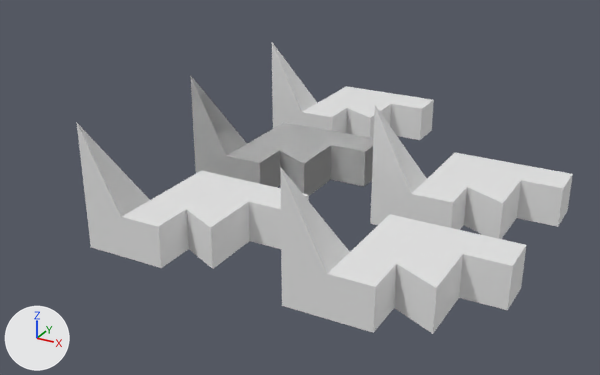
Before and after pictures for a commit that changed the Blender file Projet2024/TestsBlender/exemple3.blend.
Rendered twice from a 50 mm camera at (23.5, -34.1, 16.7) aimed at (4.2, 1.1, -0.9). The axes (+X, +Y, +Z) are drawn at lower left. The lights are the same throughout.

Before the edit, the objects in view are built like this:
```python
ob_cube = bpy.data.objects.new('Cube', me_cube_016)
ob_cube.location = (0.0, -8.24, 0.0)
ob_cube.rotation_euler = (1.571, 0.0, 0.0)  # degrees (90, 0, 0)
ob_cube_001 = bpy.data.objects.new('Cube.001', me_cube_017)
ob_cube_001.location = (0.0, -8.24, 0.0)
ob_cube_001.rotation_euler = (1.571, 0.0, 0.0)  # degrees (90, 0, 0)
ob_cube_002 = bpy.data.objects.new('Cube.002', me_cube_018)
ob_cube_002.location = (0.0, -8.24, 0.0)
ob_cube_002.rotation_euler = (1.571, 0.0, 0.0)  # degrees (90, 0, 0)
ob_cube_003 = bpy.data.objects.new('Cube.003', me_cube_019)
ob_cube_003.location = (0.0, -8.24, 0.0)
ob_cube_003.rotation_euler = (1.571, 0.0, 0.0)  # degrees (90, 0, 0)
ob_cube_004 = bpy.data.objects.new('Cube.004', me_cube_020)
ob_cube_004.location = (0.0, -8.24, 0.0)
ob_cube_004.rotation_euler = (1.571, 0.0, 0.0)  # degrees (90, 0, 0)
ob_cube_005 = bpy.data.objects.new('Cube.005', me_cube_021)
ob_cube_005.location = (0.0, -8.24, 0.0)
ob_cube_005.rotation_euler = (1.571, 0.0, 0.0)  # degrees (90, 0, 0)
ob_cube_006 = bpy.data.objects.new('Cube.006', me_cube_022)
ob_cube_006.location = (0.0, -8.24, 0.0)
ob_cube_006.rotation_euler = (1.571, 0.0, 0.0)  # degrees (90, 0, 0)
ob_object1_002 = bpy.data.objects.new('Object1.002', me_object1_005)
ob_object1_002.location = (10.1, -8.39, 0.0)
ob_object1_002.rotation_euler = (1.571, 0.0, 0.0)  # degrees (90, 0, 0)
ob_object6_001 = bpy.data.objects.new('Object6.001', me_object6_002)
ob_object6_001.location = (10.11, 0.11, 0.0)
ob_object6_001.rotation_euler = (1.571, 0.0, 0.0)  # degrees (90, 0, 0)
# also in view: 'Object4.001' at (4.0, 9.6, 0.0); 'Object6.003' at (6.0, 4.0, 0.0); 'Object3' at (2.0, 10.1, 0.0); 'Object2.004' at (2.0, 1.0, 0.0); 'Object1.003' at (10.1, 0.1, 2.0)
```
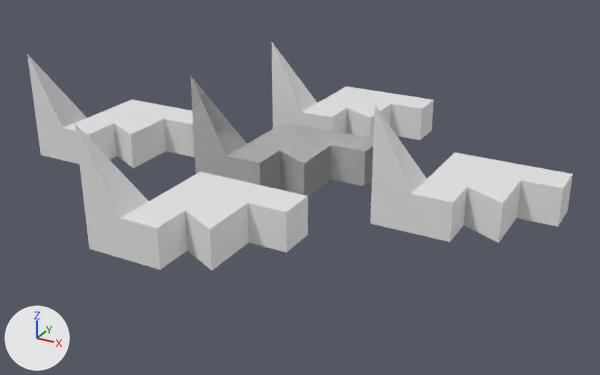
Where the change shows, as pixel boxes [x1, y1, x2, y2] in the pictures (600 x 375 px):
'Object5.001', moved
    before: [372, 214, 526, 310]
    after: [176, 172, 308, 252]
'Object1.002', moved
    before: [280, 167, 350, 319]
    after: [75, 124, 149, 259]
'Object2.001', moved
    before: [326, 232, 415, 333]
    after: [120, 186, 210, 270]
'Object4.002', moved
    before: [394, 243, 463, 334]
    after: [185, 194, 249, 271]
'Cube', moved
    before: [77, 123, 150, 257]
    after: [27, 54, 87, 161]
'Cube.003', moved
    before: [186, 193, 250, 269]
    after: [114, 114, 166, 168]
'Cube.001', moved
    before: [121, 200, 189, 268]
    after: [63, 118, 117, 164]
'Cube.005', moved
    before: [249, 186, 309, 249]
    after: [164, 109, 195, 157]
'Cube.002', moved
    before: [151, 185, 211, 209]
    after: [88, 108, 137, 123]
'Cube.004', moved
    before: [213, 178, 271, 202]
    after: [137, 104, 184, 119]
'Cube.006', moved
    before: [177, 171, 235, 193]
    after: [111, 100, 157, 113]

The change, as a diff of the scene's bpy script:
```diff
--- a/Projet2024/TestsBlender/exemple3.blend.py
+++ b/Projet2024/TestsBlender/exemple3.blend.py
@@ ob_cube @@
 ob_cube = bpy.data.objects.new('Cube', me_cube_016)
-ob_cube.location = (0.0, -8.24, 0.0)
+ob_cube.location = (-10.38, -0.86, 0.0)
 ob_cube.rotation_euler = (1.571, 0.0, 0.0)  # degrees (90, 0, 0)
@@ ob_cube_001 @@
 ob_cube_001 = bpy.data.objects.new('Cube.001', me_cube_017)
-ob_cube_001.location = (0.0, -8.24, 0.0)
+ob_cube_001.location = (-10.38, -0.86, 0.0)
 ob_cube_001.rotation_euler = (1.571, 0.0, 0.0)  # degrees (90, 0, 0)
@@ ob_cube_002 @@
 ob_cube_002 = bpy.data.objects.new('Cube.002', me_cube_018)
-ob_cube_002.location = (0.0, -8.24, 0.0)
+ob_cube_002.location = (-10.38, -0.86, 0.0)
 ob_cube_002.rotation_euler = (1.571, 0.0, 0.0)  # degrees (90, 0, 0)
@@ ob_cube_003 @@
 ob_cube_003 = bpy.data.objects.new('Cube.003', me_cube_019)
-ob_cube_003.location = (0.0, -8.24, 0.0)
+ob_cube_003.location = (-10.38, -0.86, 0.0)
 ob_cube_003.rotation_euler = (1.571, 0.0, 0.0)  # degrees (90, 0, 0)
@@ ob_cube_004 @@
 ob_cube_004 = bpy.data.objects.new('Cube.004', me_cube_020)
-ob_cube_004.location = (0.0, -8.24, 0.0)
+ob_cube_004.location = (-10.38, -0.86, 0.0)
 ob_cube_004.rotation_euler = (1.571, 0.0, 0.0)  # degrees (90, 0, 0)
@@ ob_cube_005 @@
 ob_cube_005 = bpy.data.objects.new('Cube.005', me_cube_021)
-ob_cube_005.location = (0.0, -8.24, 0.0)
+ob_cube_005.location = (-10.38, -0.86, 0.0)
 ob_cube_005.rotation_euler = (1.571, 0.0, 0.0)  # degrees (90, 0, 0)
@@ ob_cube_006 @@
 ob_cube_006 = bpy.data.objects.new('Cube.006', me_cube_022)
-ob_cube_006.location = (0.0, -8.24, 0.0)
+ob_cube_006.location = (-10.38, -0.86, 0.0)
 ob_cube_006.rotation_euler = (1.571, 0.0, 0.0)  # degrees (90, 0, 0)
@@ ob_object1_002 @@
 ob_object1_002 = bpy.data.objects.new('Object1.002', me_object1_005)
-ob_object1_002.location = (10.1, -8.39, 0.0)
+ob_object1_002.location = (0.04, -8.39, 0.0)
 ob_object1_002.rotation_euler = (1.571, 0.0, 0.0)  # degrees (90, 0, 0)
@@ ob_object2_001 @@
 ob_object2_001 = bpy.data.objects.new('Object2.001', me_object2_003)
-ob_object2_001.location = (10.1, -8.39, 0.0)
+ob_object2_001.location = (0.04, -8.39, 0.0)
 ob_object2_001.rotation_euler = (1.571, 0.0, 0.0)  # degrees (90, 0, 0)
@@ ob_object4_002 @@
 ob_object4_002 = bpy.data.objects.new('Object4.002', me_object4_005)
-ob_object4_002.location = (10.1, -8.39, 0.0)
+ob_object4_002.location = (0.04, -8.39, 0.0)
 ob_object4_002.rotation_euler = (1.571, 0.0, 0.0)  # degrees (90, 0, 0)
@@ ob_object5_001 @@
 ob_object5_001 = bpy.data.objects.new('Object5.001', me_object5_002)
-ob_object5_001.location = (10.1, -8.39, 0.0)
+ob_object5_001.location = (0.04, -8.39, 0.0)
 ob_object5_001.rotation_euler = (1.571, 0.0, 0.0)  # degrees (90, 0, 0)
```
